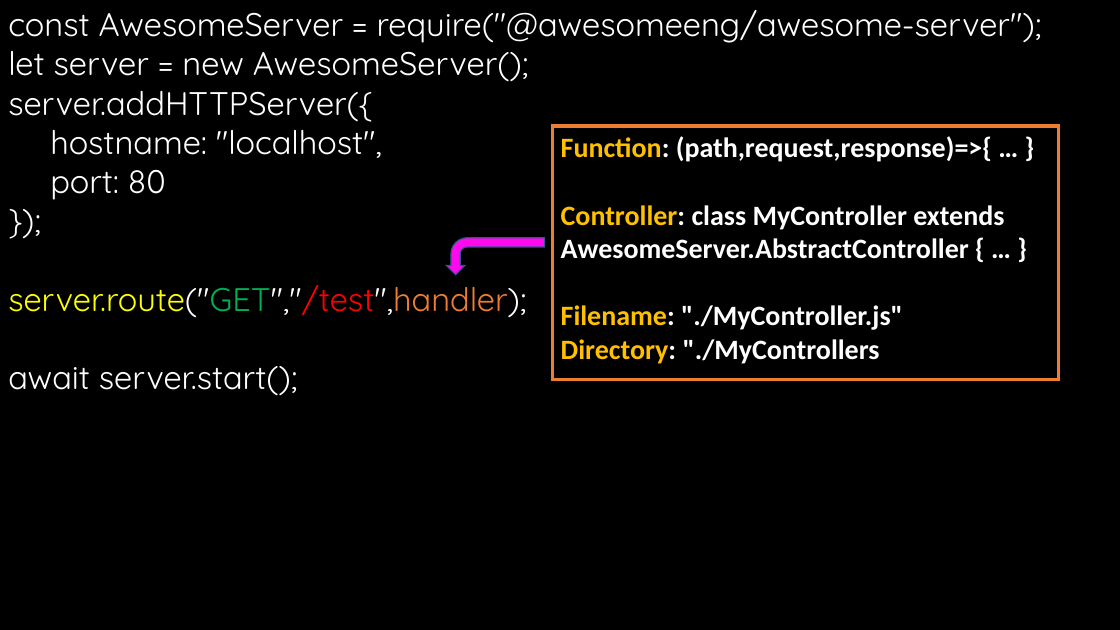
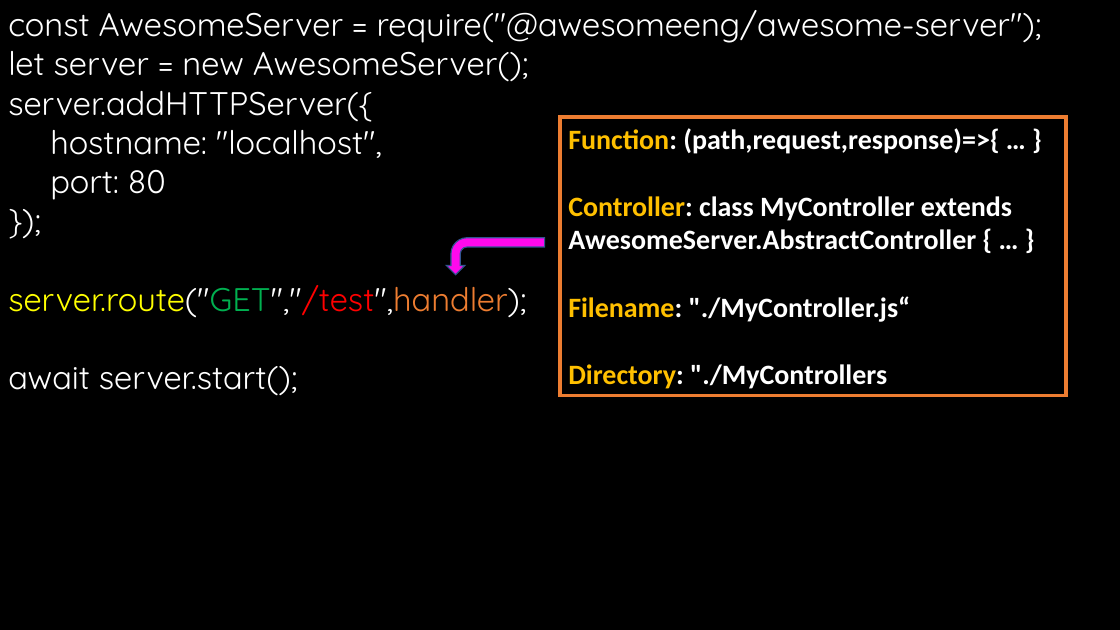
Before and after one commit to arei/talks, a slide deck: slide 61 of BuildingAwesome/BuildingAwesome.pptx. Drawn at 1120x630 pixels with LibreOffice and Linux fonts; fonts in the diff are those of the drawing. Boxes give left, top, right and bottom in pixels: in the first picture for what was removed or moved away, otherwise in the second. Text is boxed around its words. In the diff, an @@ line names an element or a change of style, - is before the commit and + after.

```diff
--- a/BuildingAwesome/BuildingAwesome.pptx
+++ b/BuildingAwesome/BuildingAwesome.pptx
@@ rectangle "Function: (path,request,response)=>{ … }": place and size @@
-rectangle "Function: (path,request,response)=>{ … }" at (553,126,1059,380)
+rectangle "Function: (path,request,response)=>{ … }" at (560,117,1066,395)
@@ text in rectangle at (568,296,910,322): text changed @@
-Filename: "./MyController.js"
+Filename: "./MyController.js“
```
Also in this commit, not shown: 1 other file.
